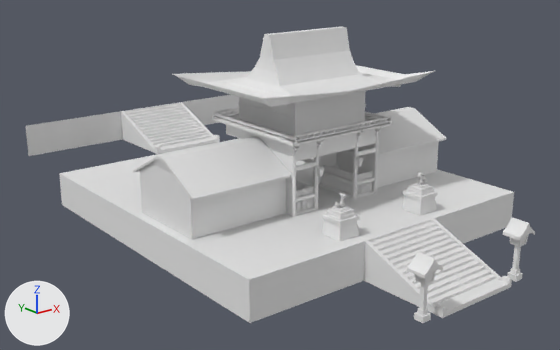
Before and after pictures for a commit that changed the FBX model Assets/Models/Shrine/shrine.fbx.
One viewpoint serves both versions: a camera (50 mm lens) standing at (-0.426, -0.481, 0.253) and looking at (-0.008, 0.042, 0.043). Every picture has the same lights, and +X, +Y and +Z are marked at lower left. Where no turn or scale is listed for an object, it has been applied to the vertices. Vertices at the same position are counted once.
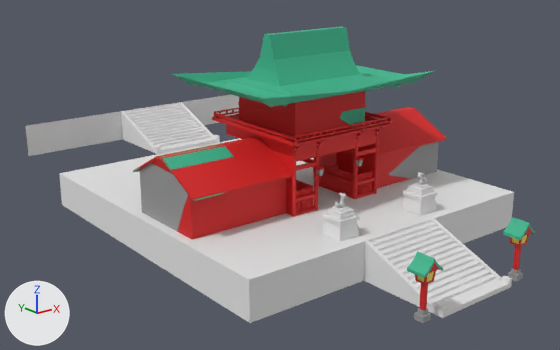
The change in detail:
Picture 'lanternUV.png' (img_lanternuv_png) is new.
Material 'None__lanternUV_png' (mat_none__lanternuv_png) is new.
Its texture is img_lanternuv_png.
Its roughness is 0.649.
me_cube_005 has 124 vertices, 118 faces and spans x -0.0094..0.0092, y -0.0115..0.0037, z -0.01..0.0378.
me_cube_005 is used by ob_cube_005; location (-0.0518, -0.1645, 0.01).
Verts and faces of me_cube_005; kept vertices keep their numbers, new ones are numbered from 124.
Before the commit, vertices of me_cube_005: 28 (-0.0053, -0.0093, 0.0285), 31 (0.0053, -0.0093, 0.0285), 37 (-0.0023, -0.0115, 0.0318) at pixel (431, 267), 39 (0.0024, -0.0115, 0.0318) at pixel (436, 265), 56 (-0.0056, -0.0115, 0.0286) at pixel (428, 273).
Before the commit, vertices of me_cube_005: 57 (0.0, -0.0115, 0.0354) at pixel (434, 261), 58 (0.0056, -0.0115, 0.0286) at pixel (439, 269), 60 (-0.002, -0.0115, 0.0286) at pixel (432, 272), 61 (0.0021, -0.0115, 0.0286) at pixel (436, 270).
Part 4, on me_cube_005:
Faces deleted: (37, 57, 39, 61, 60), (37, 60, 56), (28, 56, 60, 61, 58, 31), (39, 58, 61).
New faces: (37, 60, 61, 39, 57), (37, 56, 60), (28, 31, 58, 61, 60, 56), (39, 61, 58).
me_cube_005 part 5: 118 faces spanning x -0.0094..0.0092, y -0.0115..0.0037, z -0.01..0.0378 switch from mat_unnamed (white #e7e7e7) to mat_none__lanternuv_png (picture img_lanternuv_png).
me_cube_002 is used by ob_cube_002; location (-0.0001, 0.0245, 0.0865).
me_cube_002 had 72 vertices, 68 faces and spanned x -0.14..0.142, y -0.047..0.043, z -0.054..0.002.
me_cube_002 now has 72 vertices, 63 faces and spans x -0.14..0.142, y -0.047..0.043, z -0.054..0.002.
me_cube_002 part 2: 63 faces spanning x -0.14..0.142, y -0.047..0.043, z -0.054..0.002 switch from mat_unnamed (white #e7e7e7) to mat_none__lanternuv_png (picture img_lanternuv_png).
me_cube_004 has 124 vertices, 118 faces and spans x -0.0094..0.0092, y -0.0115..0.0037, z -0.01..0.0378.
me_cube_004 is used by ob_cube_004; location (0.0531, -0.1645, 0.01).
me_cube_004 part 3: 118 faces spanning x -0.0094..0.0092, y -0.0115..0.0037, z -0.01..0.0378 switch from mat_unnamed (white #e7e7e7) to mat_none__lanternuv_png (picture img_lanternuv_png).
me_plane is used by ob_plane; location (0.0, 0.0, 0.0785).
me_plane had 4519 vertices, 4027 faces and spanned x -0.09..0.094, y -0.044..0.084, z -0.046..0.095.
me_plane now has 4511 vertices, 4022 faces and spans x -0.09..0.094, y -0.044..0.084, z -0.046..0.095.
me_plane part 1: 4022 faces spanning x -0.09..0.094, y -0.044..0.084, z -0.046..0.095 switch from mat_unnamed (white #e7e7e7) to mat_none__lanternuv_png (picture img_lanternuv_png).
Object 'Cube_004' (ob_cube_004) moves from (0.0531, -0.1645, 0.01) to (0.0536, -0.1645, 0.01).

Pixel boxes (x1, y1, x2, y2) of what changed, in the pictures (560 x 350 px; the box of a moved part takes in the faces that stretch with it):
'Cube_004', surface changed, moved (white to green)
    both: (503, 217, 535, 282)
part 1 of me_plane, recoloured
    both: (173, 27, 435, 217)
part 2 of me_cube_002, recoloured (grey to red)
    both: (133, 107, 446, 239)
part 4 of me_cube_005, moved or reshaped
    both: (429, 262, 439, 273)
part 5 of me_cube_005, recoloured
    both: (407, 251, 443, 323)
